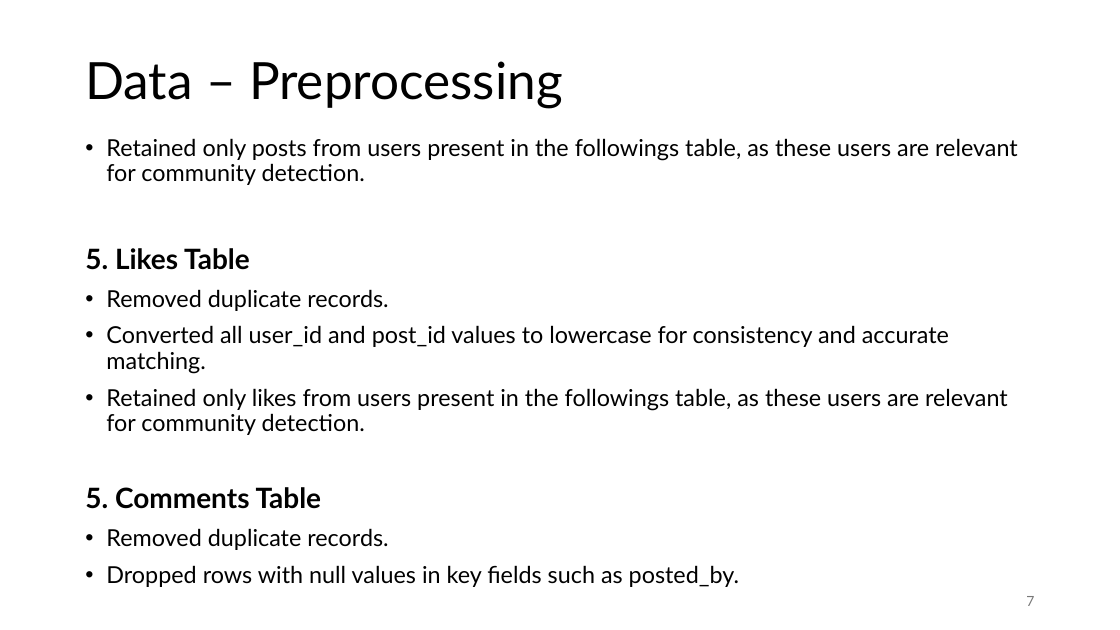
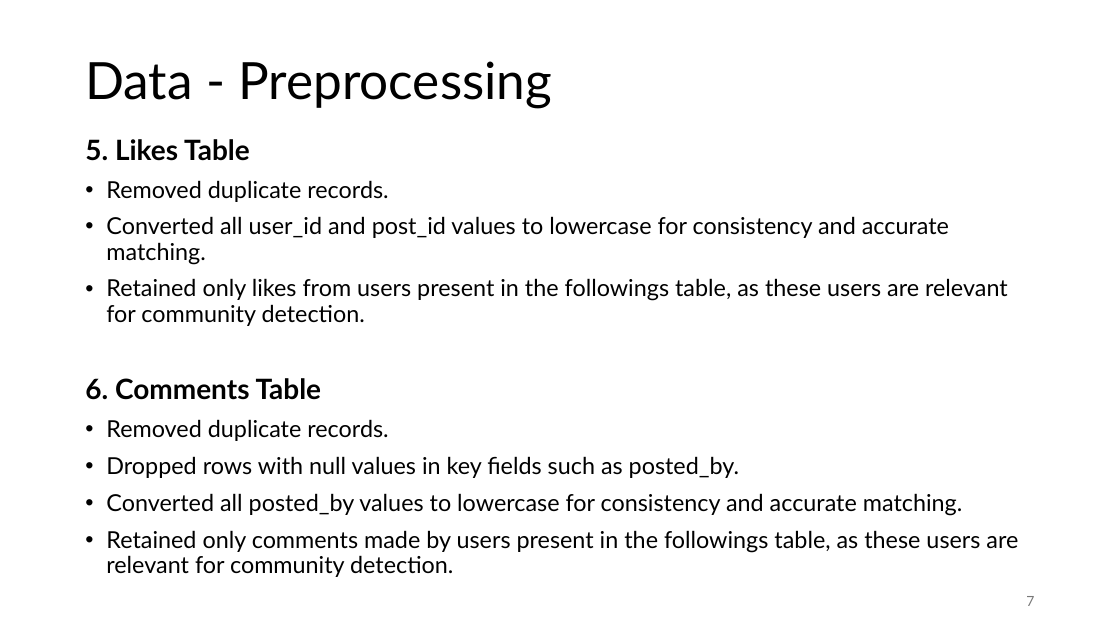
Before and after one commit to jonas-blum/data-mining-1, a slide deck: slide 7 of project/project-presentation-group51.pptx. Drawn at 1120x630 pixels with LibreOffice and Linux fonts; fonts in the diff are those of the drawing. Boxes give left, top, right and bottom in pixels: in the first picture for what was removed or moved away, otherwise in the second. Text is boxed around its words. In the diff, an @@ line names an element or a change of style, - is before the commit and + after.

```diff
--- a/project/project-presentation-group51.pptx
+++ b/project/project-presentation-group51.pptx
@@ title at (x1=85, y1=61, x2=552, y2=109): text changed @@
-Data – Preprocessing
+Data - Preprocessing
@@ text at (x1=106, y1=138, x2=1018, y2=185): paragraph removed @@
-• Retained only posts from users present in the followings table, as these users are relevant for community detection.
@@ text at (x1=85, y1=378, x2=322, y2=400): text changed @@
-5. Comments Table
+6. Comments Table
@@ text at (x1=106, y1=493, x2=1018, y2=577): paragraphs added @@
+• Converted all posted_by values to lowercase for consistency and accurate matching.
+• Retained only comments made by users present in the followings table, as these users are relevant for community detection.
```
Also in this commit, not shown: 11 other slides changed, 3 slides removed, 6 other files.
